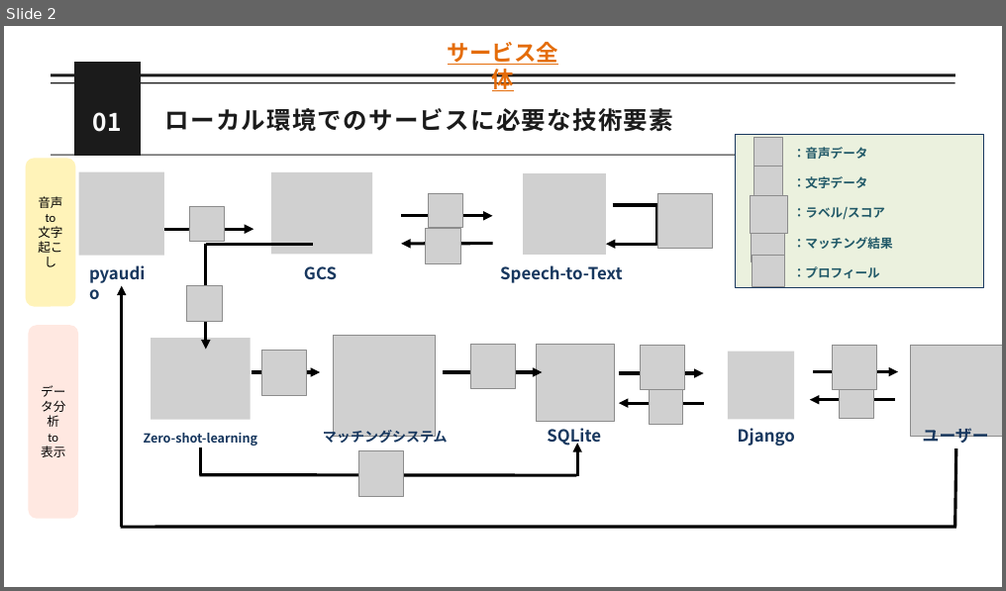
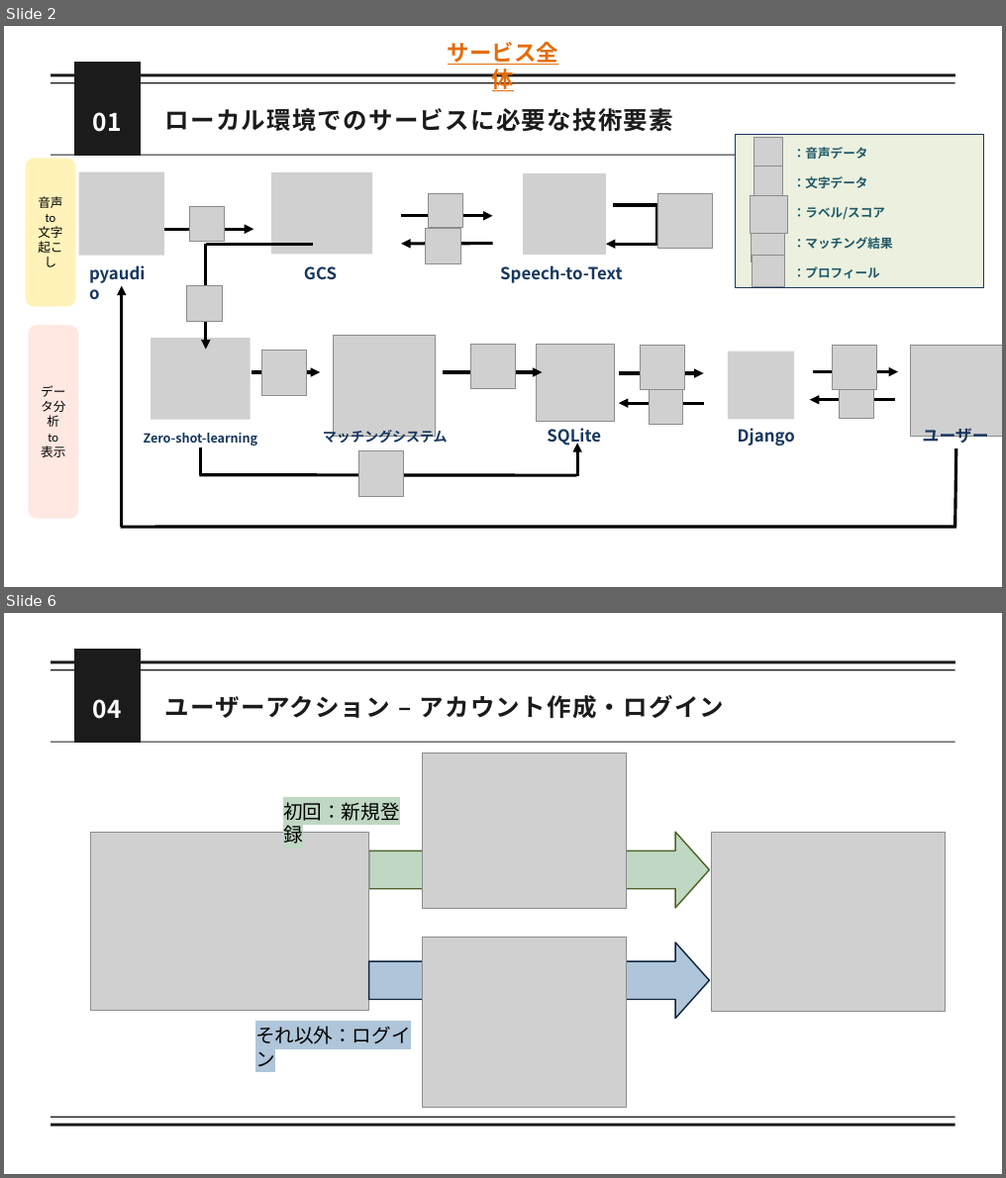
Before and after one commit to momok47/kokoronia, a slide deck: docs/ミーティング/発表資料/25_0725_進捗.pptx. Shown one above the other, each under a label of ours: slide 2 before the commit, slides 2 and 6 after it; the slides between them are not shown. The pictures are 1006x591 and 1006x1178 pixels, drawn with LibreOffice and Linux fonts; fonts in the diff are those of the drawing; grey boxes stand for pictures. Boxes give left, top, right and bottom in pixels: in the first picture for what was removed or moved away, otherwise in the second. Text is boxed around its words. In the diff, an @@ line names an element or a change of style, - is before the commit and + after.

```diff
--- a/docs/ミーティング/発表資料/25_0725_進捗.pptx
+++ b/docs/ミーティング/発表資料/25_0725_進捗.pptx
@@ slide 6 added at (4, 613, 1002, 1174), background #FFFFFF @@
@@ line added from (51, 670) to (955, 670), #1B1B1B 1.5 pt @@
@@ line added from (51, 663) to (955, 663), #1B1B1B 4.5 pt @@
@@ freeform shape added at (74, 649, 141, 743), fill #1B1B1B @@
@@ text added at (93, 699, 122, 719), 35 pt, text #FAFAFA, bold @@
+04
@@ text added at (165, 695, 725, 718), 35 pt, text #1B1B1B, bold @@
+ユーザーアクション – アカウント作成・ログイン
@@ line added from (51, 742) to (955, 742), #1B1B1B 1.5 pt @@
@@ picture added at (422, 753, 626, 909) @@
@@ text added at (283, 802, 399, 844), 28 pt, text #000000 @@
+初回：新規登録
@@ picture added at (90, 832, 369, 1011) @@
@@ right arrow added at (368, 832, 709, 908), fill #C0D8C3, outline #4F6228 2 pt @@
@@ picture added at (711, 832, 945, 1011) @@
@@ picture added at (422, 937, 626, 1107) @@
@@ right arrow added at (368, 943, 709, 1018), fill #AFC5D9, outline #0F243E 2 pt @@
@@ text added at (255, 1026, 411, 1067), 28 pt, text #000000 @@
+それ以外：ログイン
@@ line added from (51, 1117) to (955, 1117), #1B1B1B 1.5 pt @@
@@ line added from (51, 1125) to (955, 1125), #1B1B1B 4.5 pt @@
```
Also in this commit, not shown: 2 slides changed, 3 other slides added, 2 slides removed, 14 other files.
